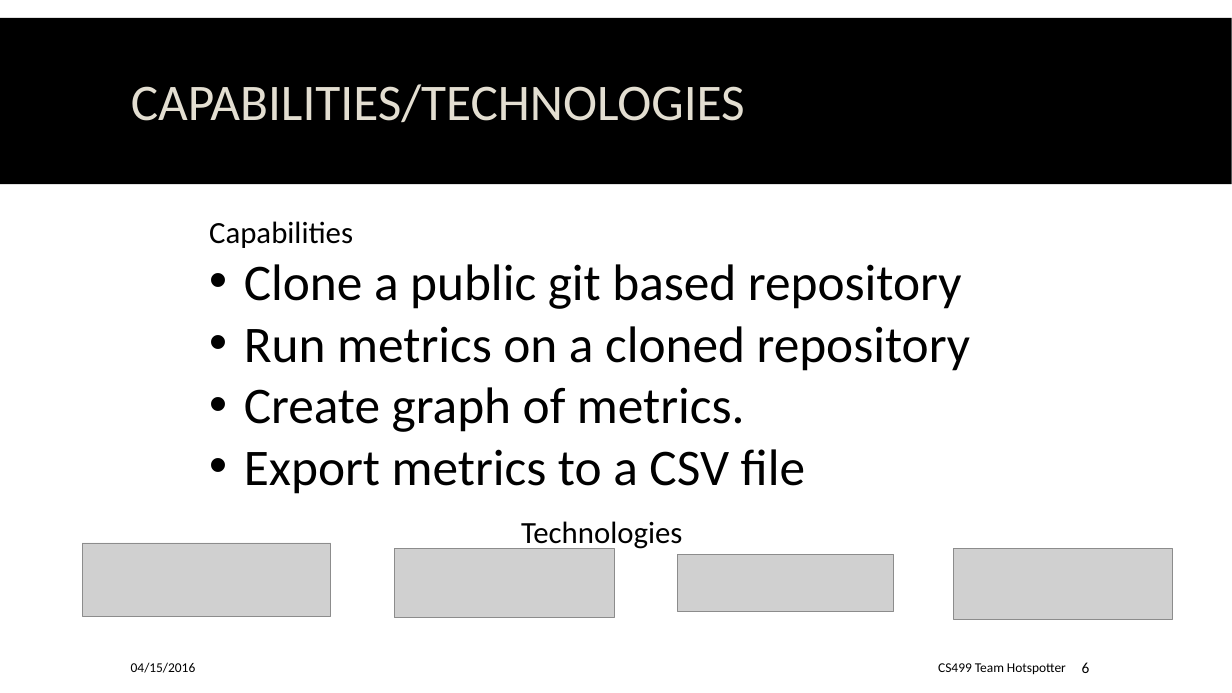
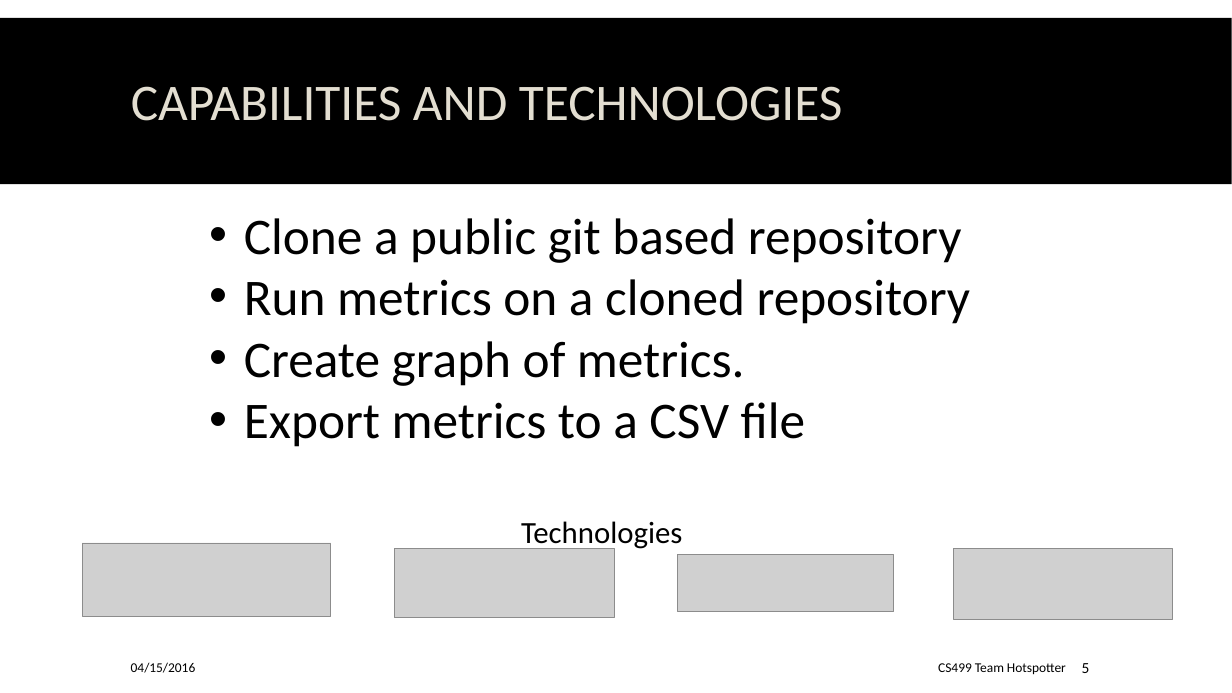
Before and after one commit to spesmit/hotspotter, a slide deck: slide 5 of Documentation/Presentations/CS499 Final Presentation.pptx (slide 6 before the commit). Drawn at 1232x693 pixels with LibreOffice and Linux fonts; fonts in the diff are those of the drawing; grey boxes stand for pictures; background and template pictures are left out. Boxes give left, top, right and bottom in pixels: in the first picture for what was removed or moved away, otherwise in the second. Text is boxed around its words. In the diff, an @@ line names an element or a change of style, - is before the commit and + after.

Commit message:
removed slide

```diff
--- a/Documentation/Presentations/CS499 Final Presentation.pptx
+++ b/Documentation/Presentations/CS499 Final Presentation.pptx
@@ title at [131,86,843,121]: text changed @@
-CAPABILITIES/TECHNOLOGIES
+CAPABILITIES AND TECHNOLOGIES
@@ text "Clone a public git based ...": place and size @@
-text "Clone a public git based ..." at [209,221,971,494]
+text "Clone a public git based ..." at [244,218,971,447]
@@ text at [209,221,353,248]: paragraph removed @@
-Capabilities
@@ page number at [1082,663,1090,673]: text changed @@
-6
+5
```
Also in this commit, not shown: 2 other slides changed, 1 slide removed.
